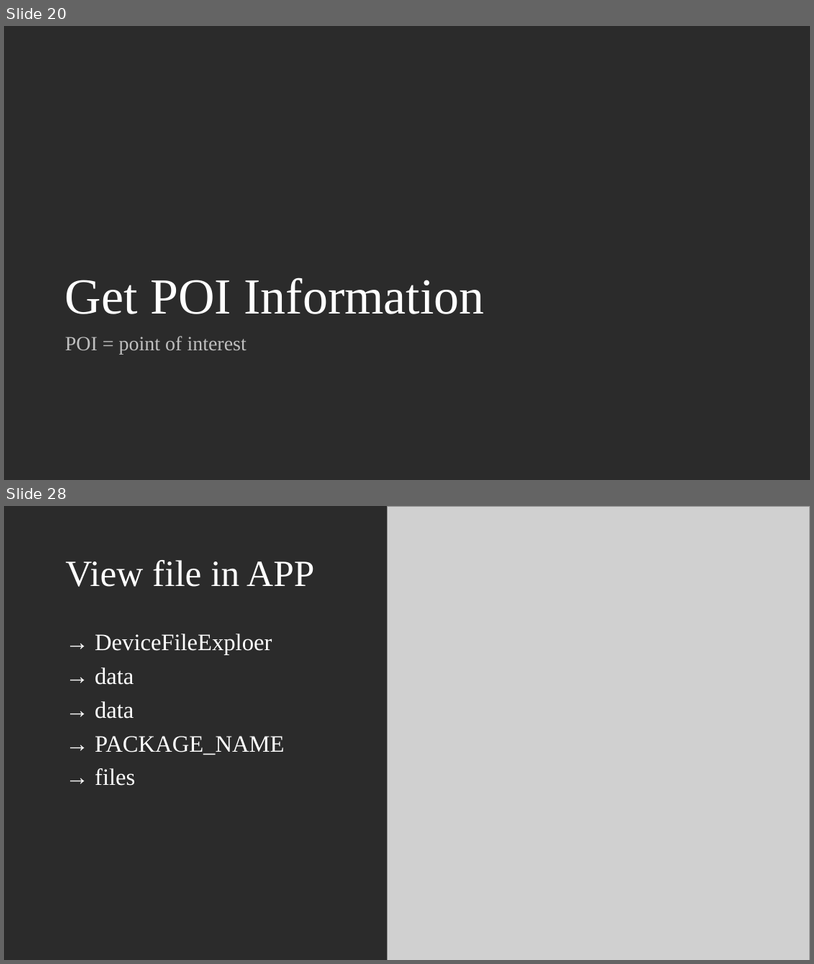
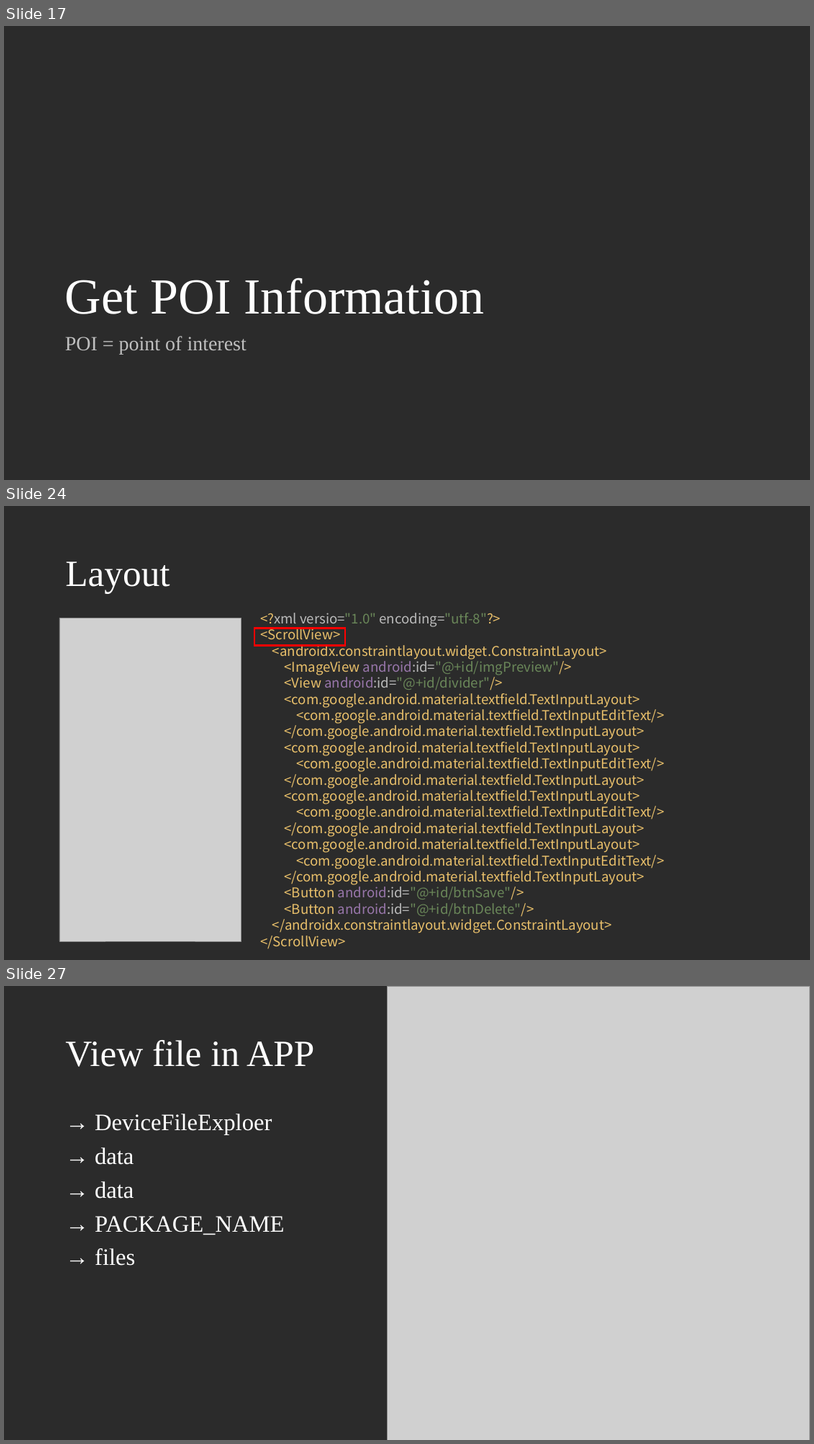
Before and after one commit to ao6swind/AndroidEasyTrip, a slide deck: doc/Create Map-Based Apps.pptx. Shown one above the other, each under a label of ours: slides 20 and 28 before the commit, slides 17, 24 and 27 after it; the slides between them are not shown. The pictures are 814x964 and 814x1444 pixels, drawn with LibreOffice and Linux fonts; fonts in the diff are those of the drawing; grey boxes stand for pictures. Boxes give left, top, right and bottom in pixels: in the first picture for what was removed or moved away, otherwise in the second. Text is boxed around its words. In the diff, an @@ line names an element or a change of style, - is before the commit and + after.

```diff
--- a/doc/Create Map-Based Apps.pptx
+++ b/doc/Create Map-Based Apps.pptx
@@ slide 24 added at bbox=[4, 506, 810, 960], background #2B2B2B @@
@@ title added at bbox=[65, 561, 170, 593], 44 pt, text #FFFFFF @@
+Layout
@@ text added at bbox=[260, 613, 664, 949], 16 pt, text #E8BF6A @@
+<?xml versio="1.0" encoding="utf-8"?>
+<ScrollView>
+<androidx.constraintlayout.widget.ConstraintLayout>
+<ImageView android:id="@+id/imgPreview"/>
+<View android:id="@+id/divider"/>
+<com.google.android.material.textfield.TextInputLayout>
+<com.google.android.material.textfield.TextInputEditText/>
+</com.google.android.material.textfield.TextInputLayout>
+<com.google.android.material.textfield.TextInputLayout>
+<com.google.android.material.textfield.TextInputEditText/>
+</com.google.android.material.textfield.TextInputLayout>
+<com.google.android.material.textfield.TextInputLayout>
+<com.google.android.material.textfield.TextInputEditText/>
+</com.google.android.material.textfield.TextInputLayout>
+<com.google.android.material.textfield.TextInputLayout>
+<com.google.android.material.textfield.TextInputEditText/>
+</com.google.android.material.textfield.TextInputLayout>
+<Button android:id="@+id/btnSave"/>
+<Button android:id="@+id/btnDelete"/>
+</androidx.constraintlayout.widget.ConstraintLayout>
+</ScrollView>
@@ picture added at bbox=[59, 618, 241, 941] @@
@@ rectangle added at bbox=[255, 628, 345, 645], outline #FF0000 2.25 pt @@
@@ what was slide 20 is now slide 17 @@
@@ what was slide 28 is now slide 27 @@
```
Also in this commit, not shown: 10 slides changed, 6 other slides added, 2 slides removed, 3 other files.
